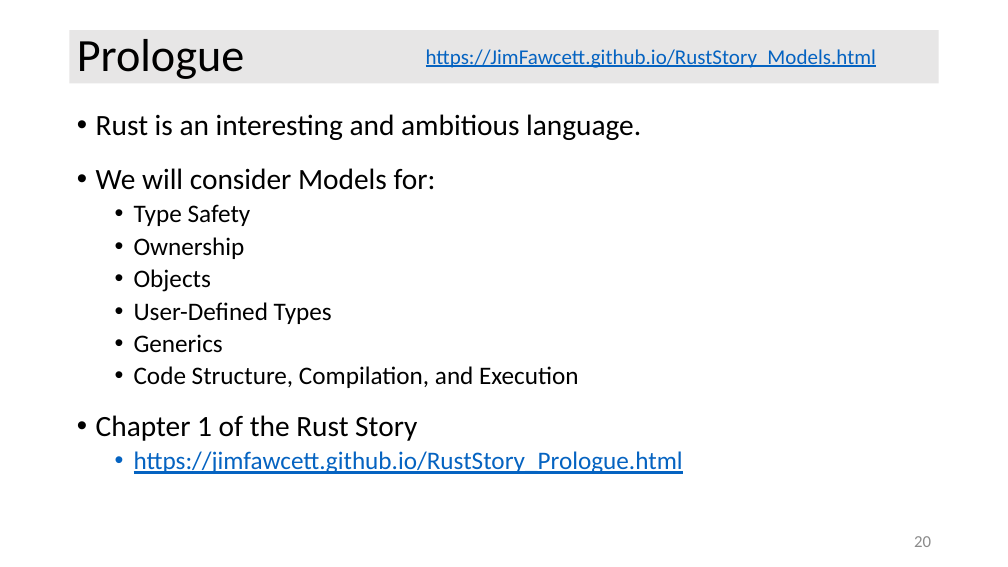
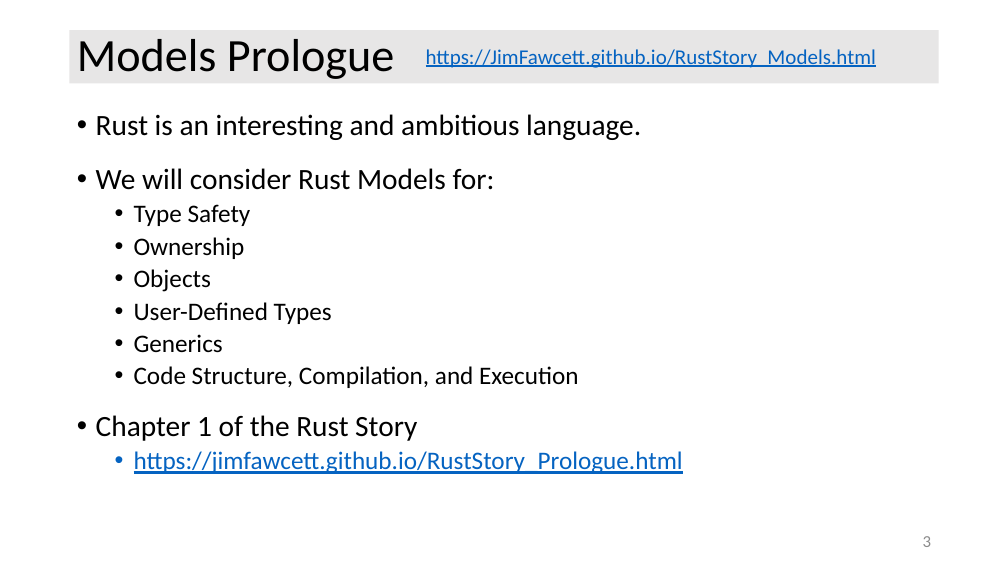
Before and after one commit to JimFawcett/JimFawcett.github.io, a slide deck: slide 3 of Resources/RustModels.pptx (slide 20 before the commit). Drawn at 1008x567 pixels with LibreOffice and Linux fonts; fonts in the diff are those of the drawing. Boxes give left, top, right and bottom in pixels: in the first picture for what was removed or moved away, otherwise in the second. Text is boxed around its words. In the diff, an @@ line names an element or a change of style, - is before the commit and + after.

```diff
--- a/Resources/RustModels.pptx
+++ b/Resources/RustModels.pptx
@@ title at (77, 39, 394, 79): text changed @@
-Prologue
+Models Prologue
@@ text at (96, 168, 495, 190): text changed @@
-• We will consider Models for:
+• We will consider Rust Models for:
@@ page number at (923, 536, 931, 547): text changed @@
-20
+3
```
Also in this commit, not shown: 19 other slides changed, 7 slides added.
